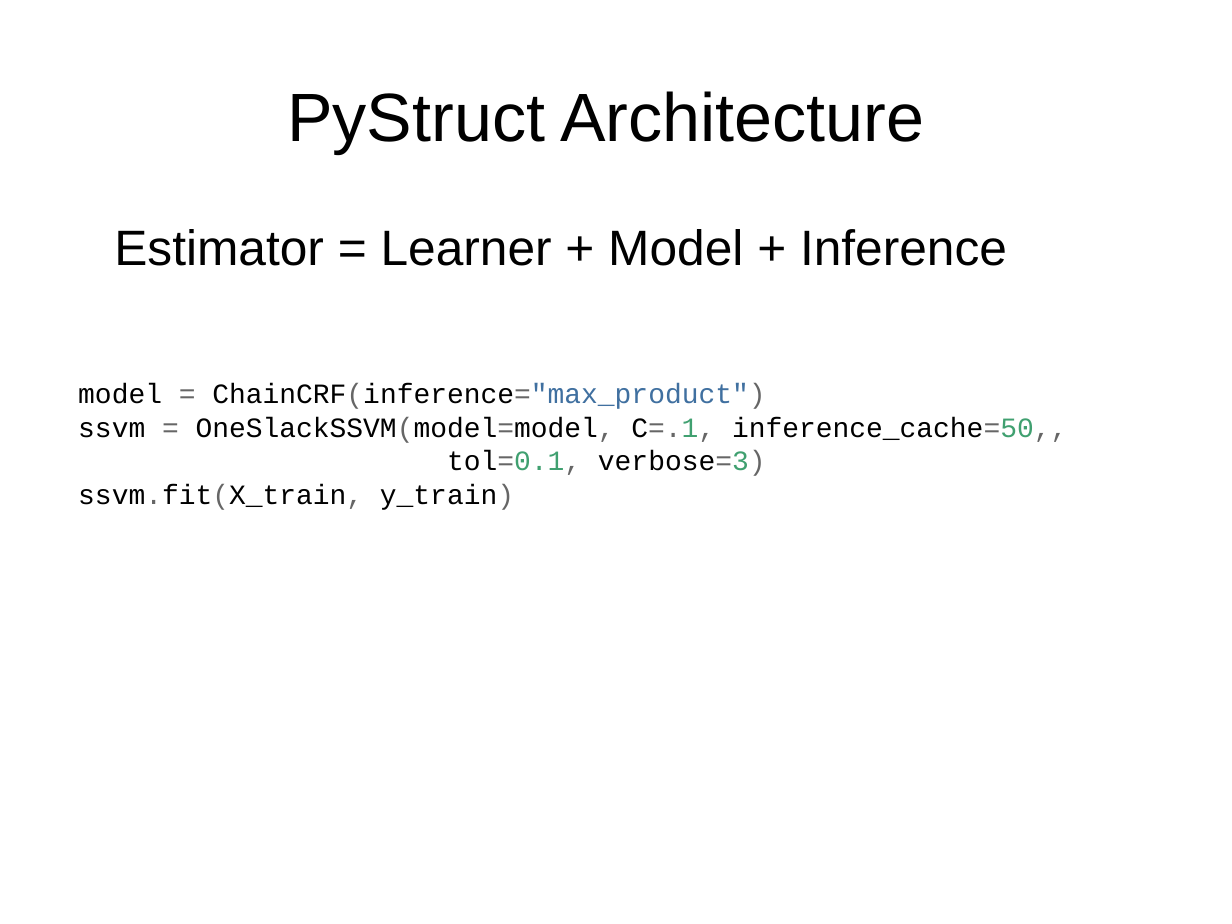
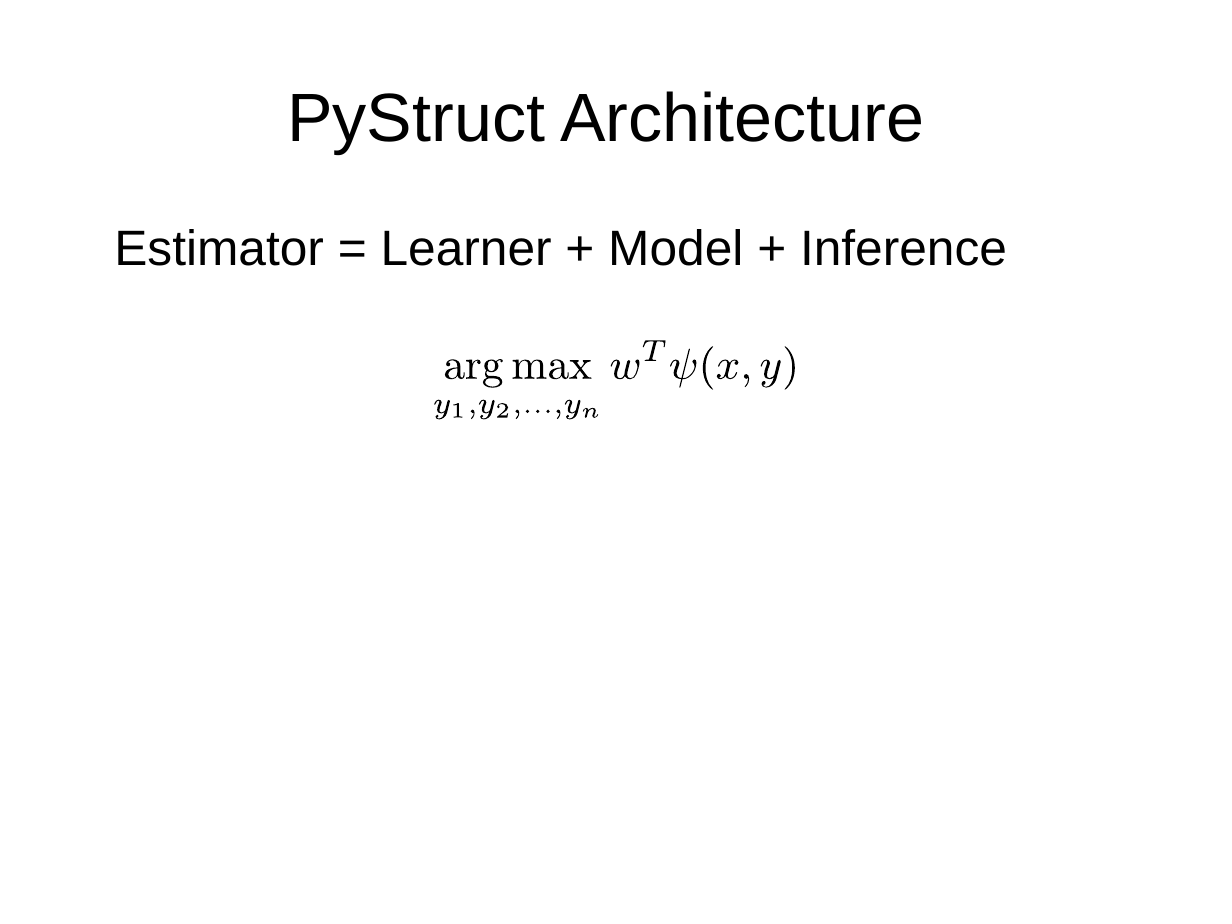
Before and after one commit to amueller/pydata-nyc-advanced-sklearn, a slide deck: slide 72 of presentation.odp (slide 74 before the commit). Drawn at 1232x924 pixels with LibreOffice and Linux fonts; fonts in the diff are those of the drawing. Boxes give left, top, right and bottom in pixels: in the first picture for what was removed or moved away, otherwise in the second. Text is boxed around its words. In the diff, an @@ line names an element or a change of style, - is before the commit and + after.

```diff
--- a/presentation.odp
+++ b/presentation.odp
@@ group added at [435,341,795,420]: 26 freeform shapes @@
@@ text removed at [78,383,1067,510] @@
-model = ChainCRF(inference="max_product")
-ssvm = OneSlackSSVM(model=model, C=.1, inference_cache=50,, tol=0.1, verbose=3)
-ssvm.fit(X_train, y_train)
```
Also in this commit, not shown: 11 other slides changed, 3 slides added, 2 slides removed.
